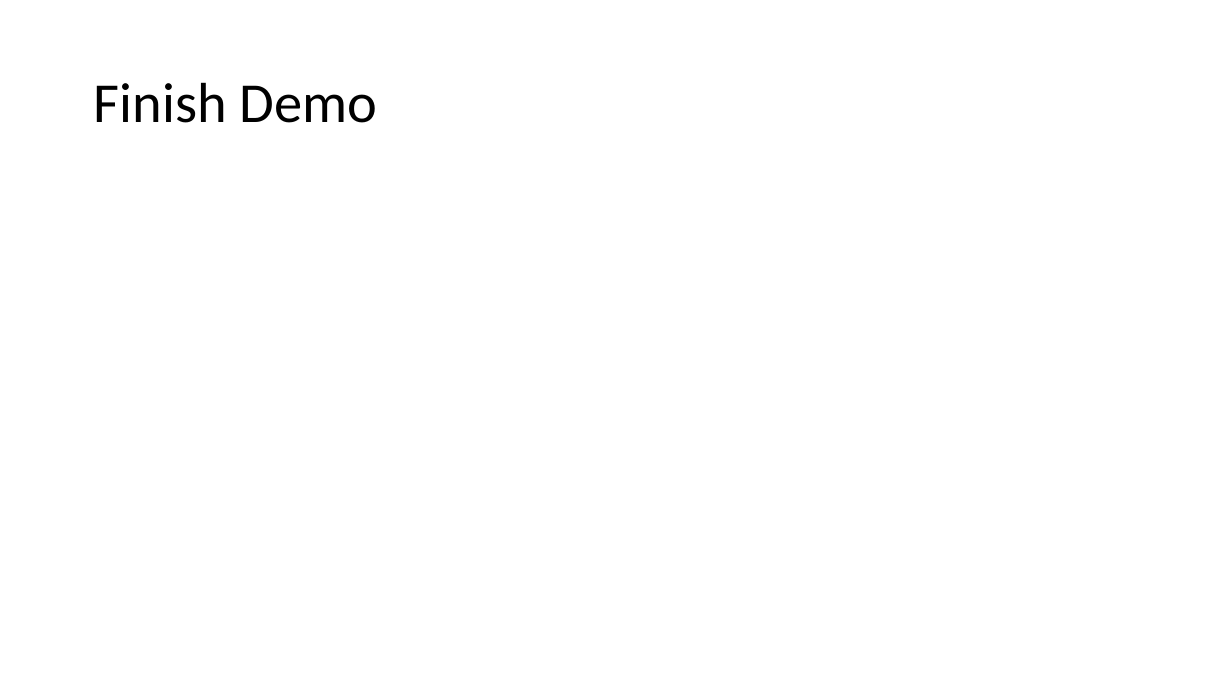
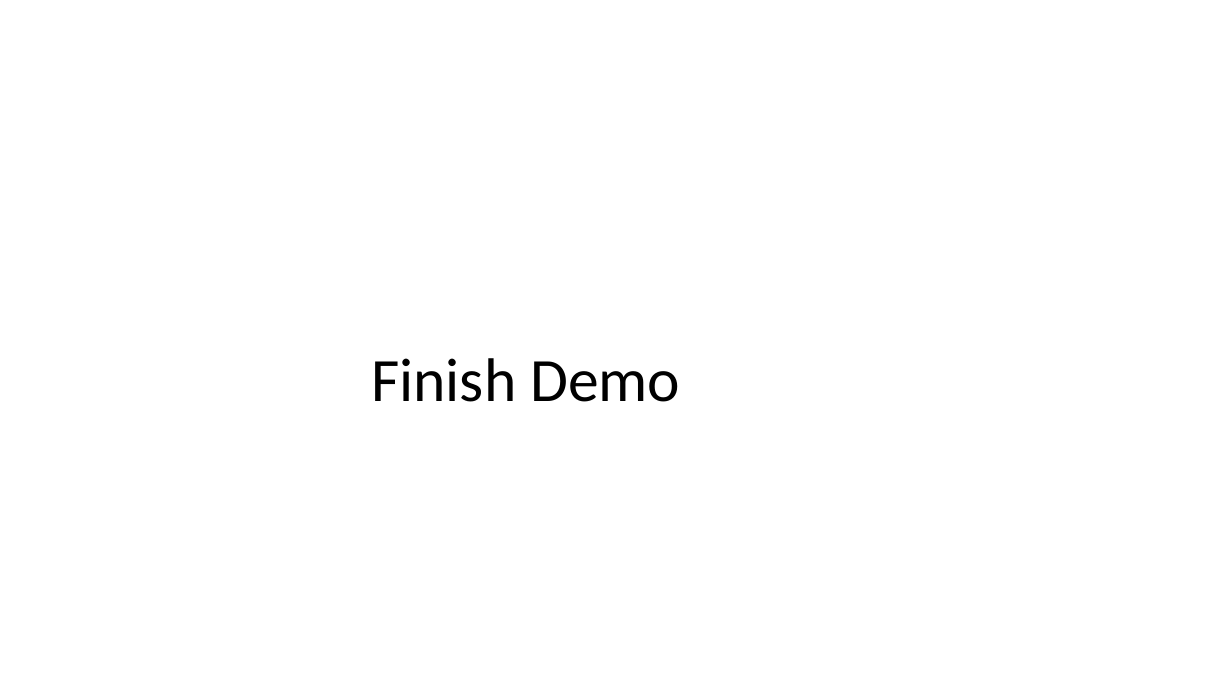
Before and after one commit to binitakaushik18/play-stream-maskingservice, a slide deck: slide 16 of doc/Kafka-Streams-TechConf [Autosaved].pptx. Drawn at 1232x693 pixels with LibreOffice and Linux fonts; fonts in the diff are those of the drawing. Boxes give left, top, right and bottom in pixels: in the first picture for what was removed or moved away, otherwise in the second. Text is boxed around its words. In the diff, an @@ line names an element or a change of style, - is before the commit and + after.

```diff
--- a/doc/Kafka-Streams-TechConf [Autosaved].pptx
+++ b/doc/Kafka-Streams-TechConf [Autosaved].pptx
@@ text "Finish Demo": place and size @@
-text "Finish Demo" at (94, 82, 378, 123)
+text "Finish Demo" at (371, 358, 680, 402)
@@ text "Finish Demo" at (371, 358, 680, 402): size 44 to 48 pt; more space between paragraphs; vertical alignment middle to top @@
```
Also in this commit, not shown: 3 other slides changed, 1 other file.
